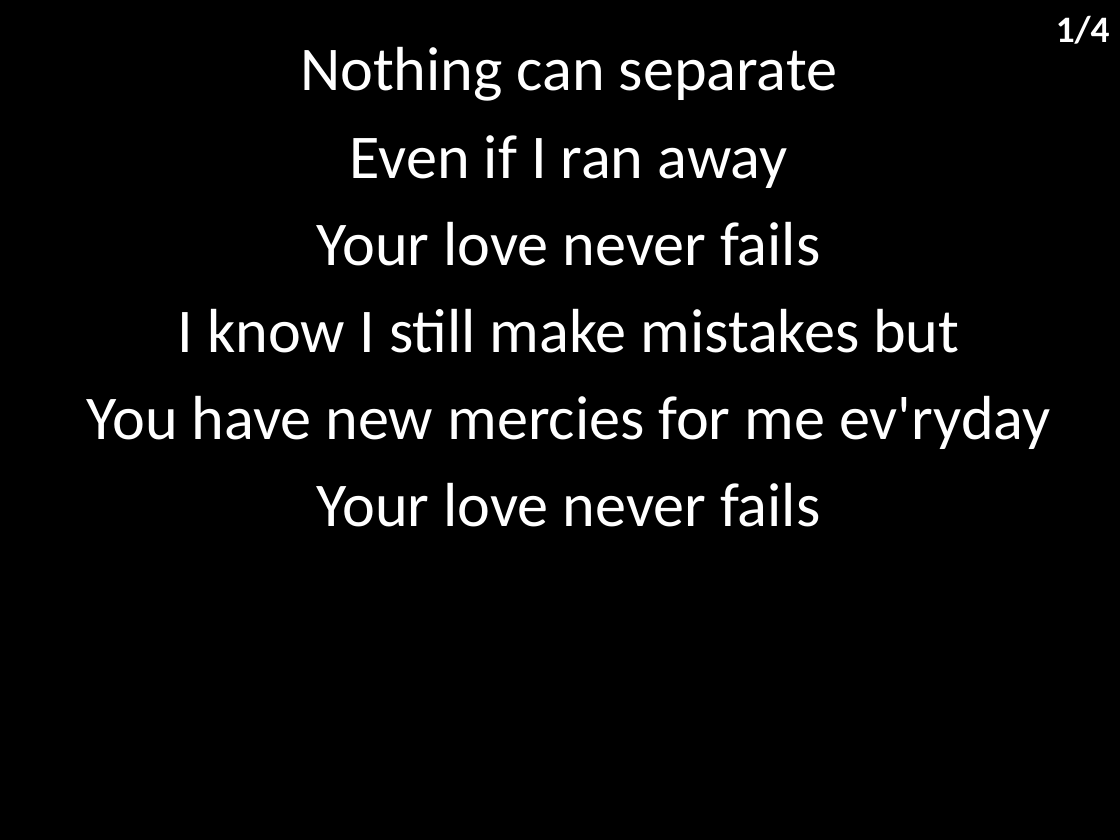
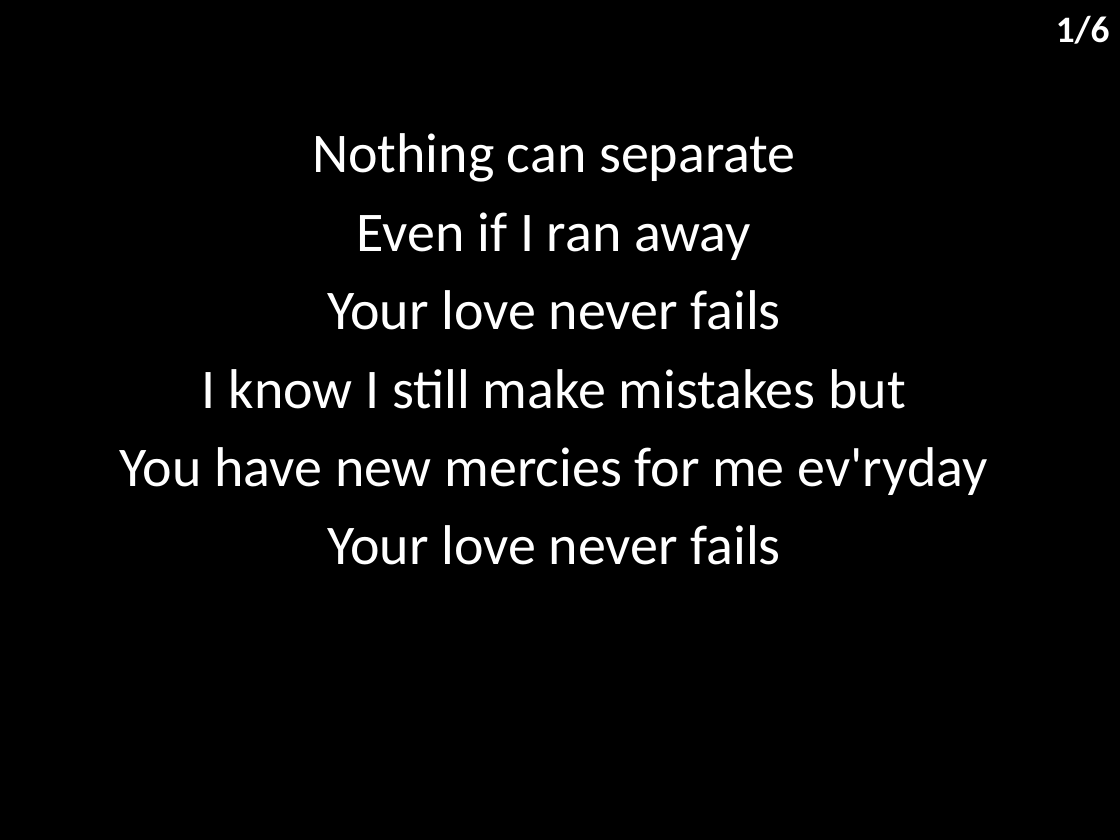
Before and after one commit to hoo-are-ya/worship, a slide deck: slide 2 of docs/songs/your love never fails.pptx. Drawn at 1120x840 pixels with LibreOffice and Linux fonts; fonts in the diff are those of the drawing. Boxes give left, top, right and bottom in pixels: in the first picture for what was removed or moved away, otherwise in the second. Text is boxed around its words. In the diff, an @@ line names an element or a change of style, - is before the commit and + after.

```diff
--- a/docs/songs/your love never fails.pptx
+++ b/docs/songs/your love never fails.pptx
@@ text at <box>1056,15,1110,44</box>: text changed @@
-1/4
+1/6
@@ subtitle "Nothing can separate": place and size @@
-subtitle "Nothing can separate" at <box>87,46,1050,527</box>
+subtitle "Nothing can separate" at <box>120,133,987,565</box>
@@ subtitle "Nothing can separate" at <box>120,133,987,565</box>: size 40 to 36 pt @@
```
Also in this commit, not shown: 3 other slides changed, 2 slides added, 2 other files.
